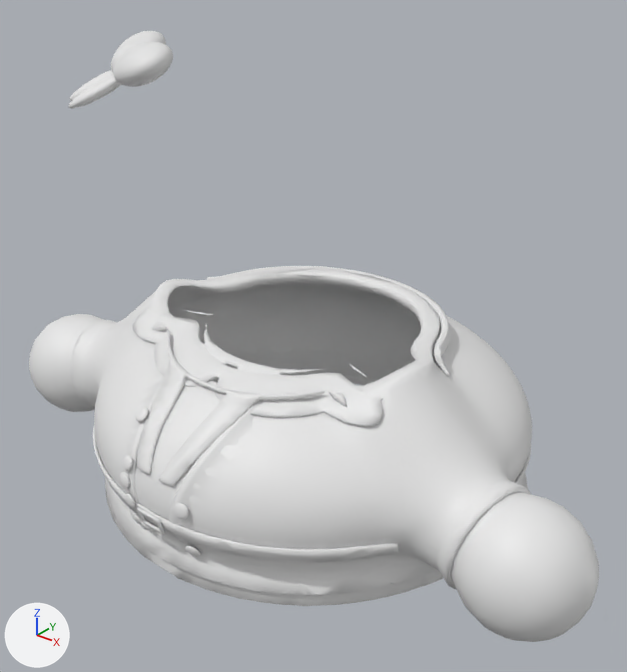
One commit to the glTF model assets/live/one-body/wardrobe/wide.glb: the scene before it, then after it.
Both versions are drawn from a 50 mm camera at (0.924, -1.139, 1.065) aimed at (0.034, -0.025, 0.375). Arrows for +X, +Y and +Z are at lower left; the lights stay in place. The picture after the commit comes second.

The first picture shows 'wear_black_dress_satin_smooth', 'wear_bow_satin_smooth', 'wear_cardigan_knit_smooth', 'wear_collar_satin_smooth', 'wear_gloves_leather_smooth', 'wear_trench_coat_belt_smooth', 'wear_trench_coat_collar_smooth', 'wear_trench_coat_twill_smooth' and 3 more.
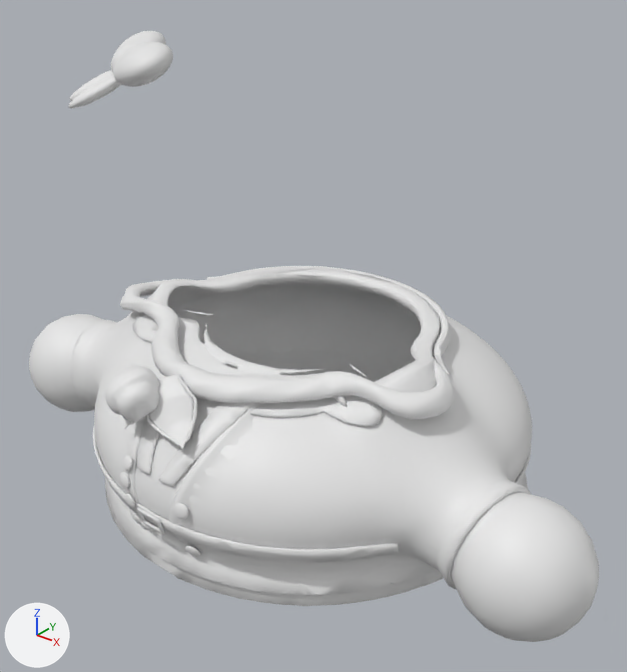
The change, as a list of edits to the scene's bpy script:
```text
Add me_wear_silk_scarf_tips_smooth:
    me_wear_silk_scarf_tips_smooth.from_pydata(...)  # 524 vertices, 1040 faces; spans x -0.119..0.055, y -0.379..-0.297, z 0.303..0.391
Add me_wear_silk_scarf_knot_smooth:
    me_wear_silk_scarf_knot_smooth.from_pydata(...)  # 542 vertices, 1080 faces; spans x -0.1228..-0.0264, y -0.403..-0.3138, z 0.3291..0.4061
Add me_wear_silk_scarf_hem_smooth:
    me_wear_silk_scarf_hem_smooth.from_pydata(...)  # 584 vertices, 1152 faces; spans x -0.122..0.051, y -0.374..-0.295, z 0.308..0.393
Add me_wear_silk_scarf_band_smooth:
    me_wear_silk_scarf_band_smooth.from_pydata(...)  # 1728 vertices, 3456 faces; spans x -0.364..0.362, y -0.304..0.243, z 0.358..0.42
Add ob_wear_silk_scarf_tips_smooth:
    ob_wear_silk_scarf_tips_smooth = bpy.data.objects.new('wear_silk_scarf_tips_smooth', me_wear_silk_scarf_tips_smooth)
    ob_wear_silk_scarf_tips_smooth.location = (0.0, 0.0, 0.0)
Add ob_wear_silk_scarf_knot_smooth:
    ob_wear_silk_scarf_knot_smooth = bpy.data.objects.new('wear_silk_scarf_knot_smooth', me_wear_silk_scarf_knot_smooth)
    ob_wear_silk_scarf_knot_smooth.location = (0.0, 0.0, 0.0)
Add ob_wear_silk_scarf_hem_smooth:
    ob_wear_silk_scarf_hem_smooth = bpy.data.objects.new('wear_silk_scarf_hem_smooth', me_wear_silk_scarf_hem_smooth)
    ob_wear_silk_scarf_hem_smooth.location = (0.0, 0.0, 0.0)
Add ob_wear_silk_scarf_band_smooth:
    ob_wear_silk_scarf_band_smooth = bpy.data.objects.new('wear_silk_scarf_band_smooth', me_wear_silk_scarf_band_smooth)
    ob_wear_silk_scarf_band_smooth.location = (0.0, 0.0, 0.0)
```

Pixel boxes [x1, y1, x2, y2] of what changed, in the pictures (627 x 672 px):
'wear_silk_scarf_band_smooth', added: after [120, 280, 454, 420]
'wear_silk_scarf_knot_smooth', added: after [105, 365, 160, 421]
'wear_silk_scarf_tips_smooth', added: after [125, 371, 194, 449]
'wear_silk_scarf_hem_smooth', added: after [125, 373, 197, 445]
